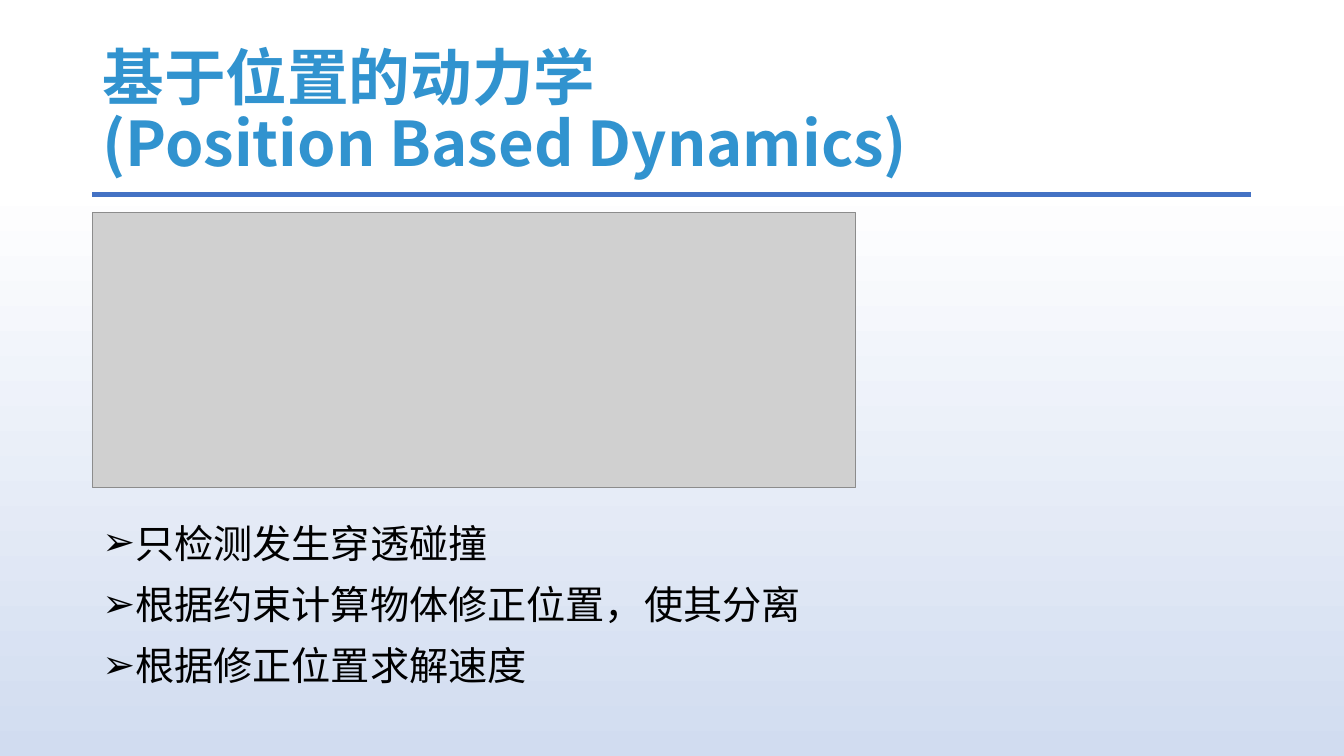
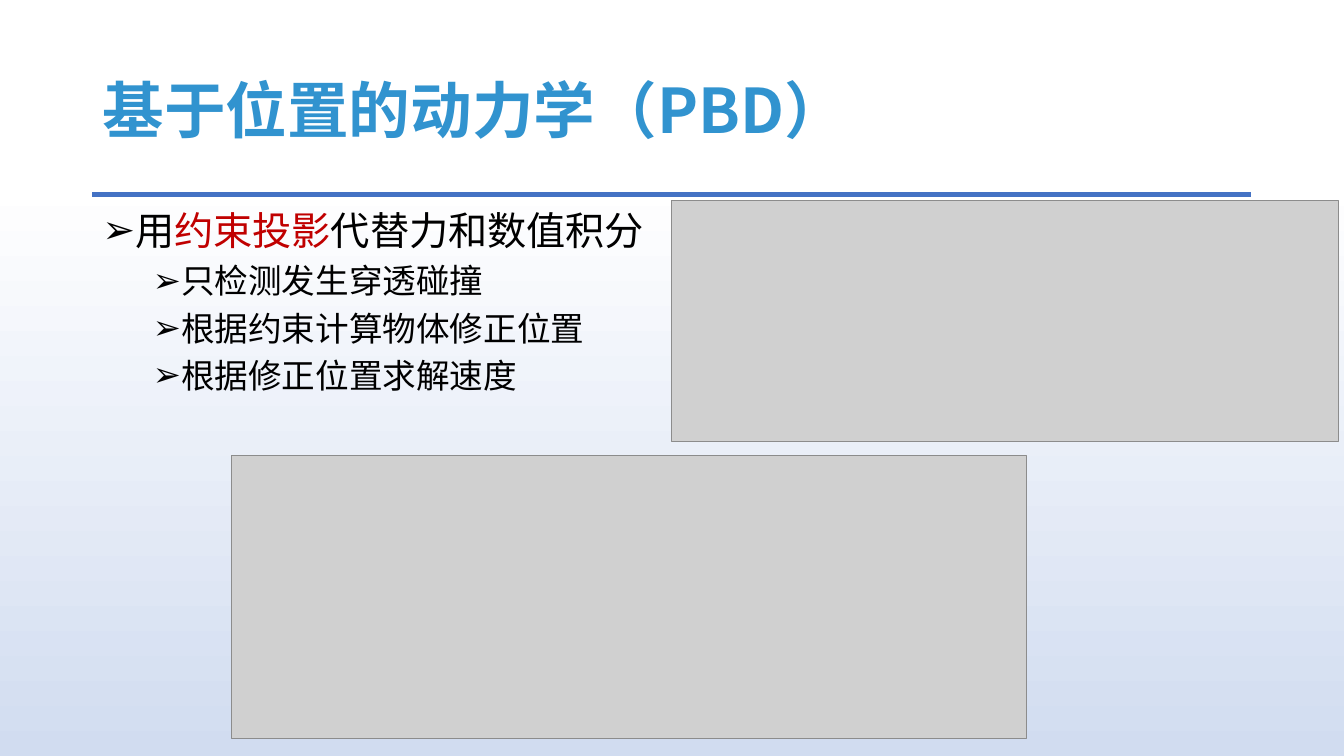
Before and after one commit to answerear/UnityFluid, a slide deck: slide 3 of doc/流体模拟入门分享-Part II.pptx (slide 20 before the commit). Drawn at 1344x756 pixels with LibreOffice and Linux fonts; fonts in the diff are those of the drawing; grey boxes stand for pictures. Boxes give left, top, right and bottom in pixels: in the first picture for what was removed or moved away, otherwise in the second. Text is boxed around its words. In the diff, an @@ line names an element or a change of style, - is before the commit and + after.

```diff
--- a/doc/流体模拟入门分享-Part II.pptx
+++ b/doc/流体模拟入门分享-Part II.pptx
@@ title at (x1=102, y1=80, x2=846, y2=139): text changed @@
-基于位置的动力学
-(Position Based Dynamics)
+基于位置的动力学（PBD）
@@ text "用约束投影代替力和数值积分" moved from (x1=135, y1=525, x2=800, y2=684) to (x1=135, y1=212, x2=644, y2=391) @@
@@ picture resized from (x1=93, y1=213, x2=857, y2=488) to (x1=673, y1=201, x2=1339, y2=441) @@
@@ text at (x1=135, y1=212, x2=644, y2=249): paragraph added @@
+➢ 用约束投影代替力和数值积分
@@ text at (x1=181, y1=264, x2=517, y2=391): size 28 to 24 pt in "只检测发生穿透碰撞", "根据修正位置求解速度"; list level 1 to 2 in "只检测发生穿透碰撞"; list level 1 to 2 in "根据修正位置求解速度" @@
@@ text at (x1=181, y1=312, x2=584, y2=344): text changed; size 28 to 24 pt @@
-➢ 根据约束计算物体修正位置，使其分离
+  ➢ 根据约束计算物体修正位置
@@ picture added at (x1=232, y1=456, x2=1027, y2=739) @@
```
Also in this commit, not shown: 6 other slides changed, 5 slides added, 24 slides removed, 1 other file.
